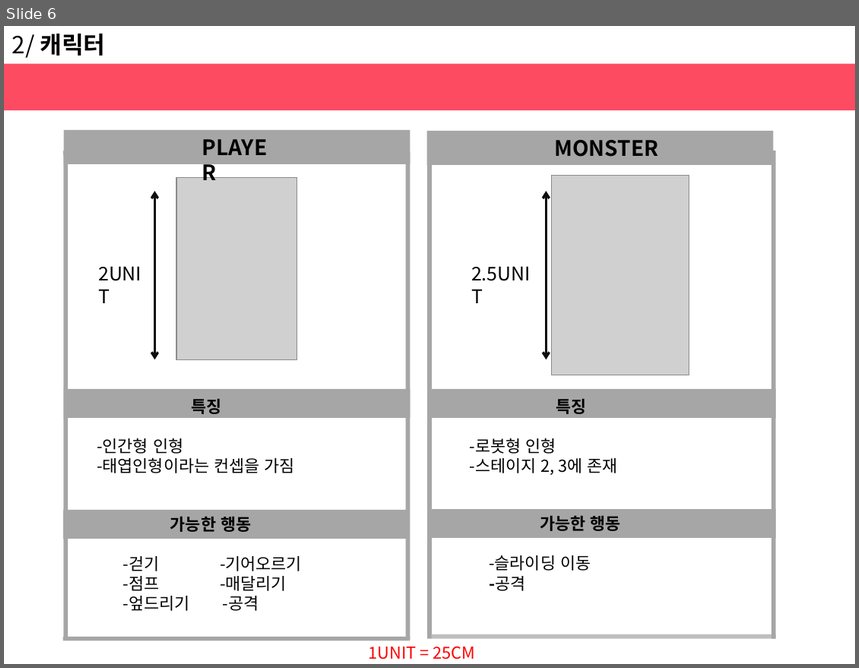
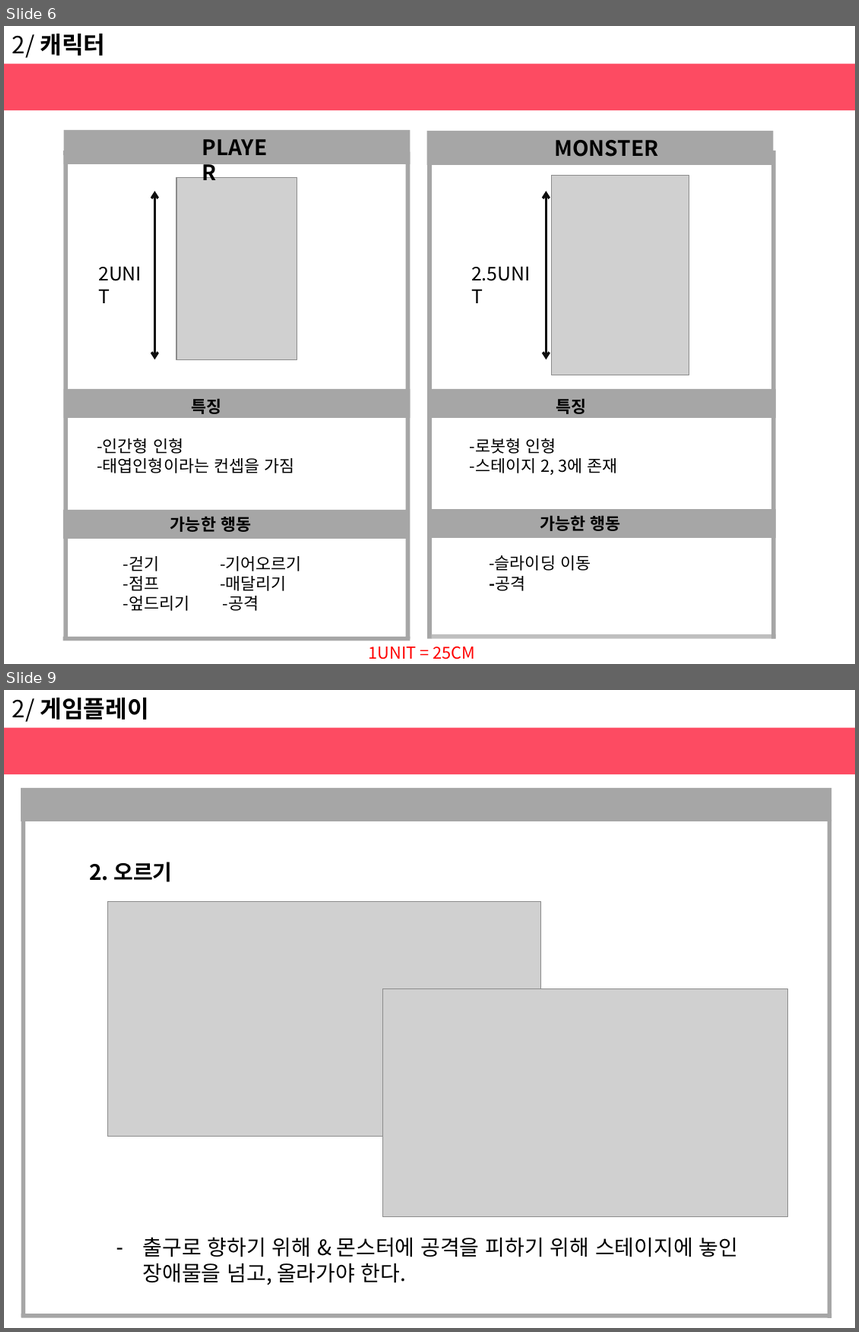
Before and after one commit to haeunjung/Team_Project, a slide deck: 기획문서/게임 제안서.pptx. Shown one above the other, each under a label of ours: slide 6 before the commit, slides 6 and 9 after it; the slides between them are not shown. The pictures are 859x668 and 859x1332 pixels, drawn with LibreOffice and Linux fonts; fonts in the diff are those of the drawing; grey boxes stand for pictures. Boxes give left, top, right and bottom in pixels: in the first picture for what was removed or moved away, otherwise in the second. Text is boxed around its words. In the diff, an @@ line names an element or a change of style, - is before the commit and + after.

Commit message:
11.29
게임 플레이중 주된 포인트가 무엇인지 작성

```diff
--- a/기획문서/게임 제안서.pptx
+++ b/기획문서/게임 제안서.pptx
@@ slide 9 added at [4,690,855,1328], background #FFFFFF @@
@@ text added at [12,698,148,722], 20 pt, text #000000, bold @@
+2/ 게임플레이
@@ rectangle added at [4,727,855,774], fill #FD4B62 @@
@@ rectangle added at [21,788,832,821], fill #A6A6A6 @@
@@ rectangle added at [21,818,25,1317], fill #A6A6A6 @@
@@ rectangle added at [827,819,832,1319], fill #A6A6A6 @@
@@ text added at [89,862,172,882], 18 pt, text #000000, bold @@
+2. 오르기
@@ picture added at [108,902,541,1137] @@
@@ picture added at [382,989,788,1217] @@
@@ text added at [143,1237,739,1285], 18 pt, text #000000 @@
+– 출구로 향하기 위해 & 몬스터에 공격을 피하기 위해 스테이지에 놓인 장애물을 넘고, 올라가야 한다.
@@ rectangle added at [21,1314,832,1319], fill #A6A6A6 @@
```
Also in this commit, not shown: 2 slides changed, 4 other slides added.
